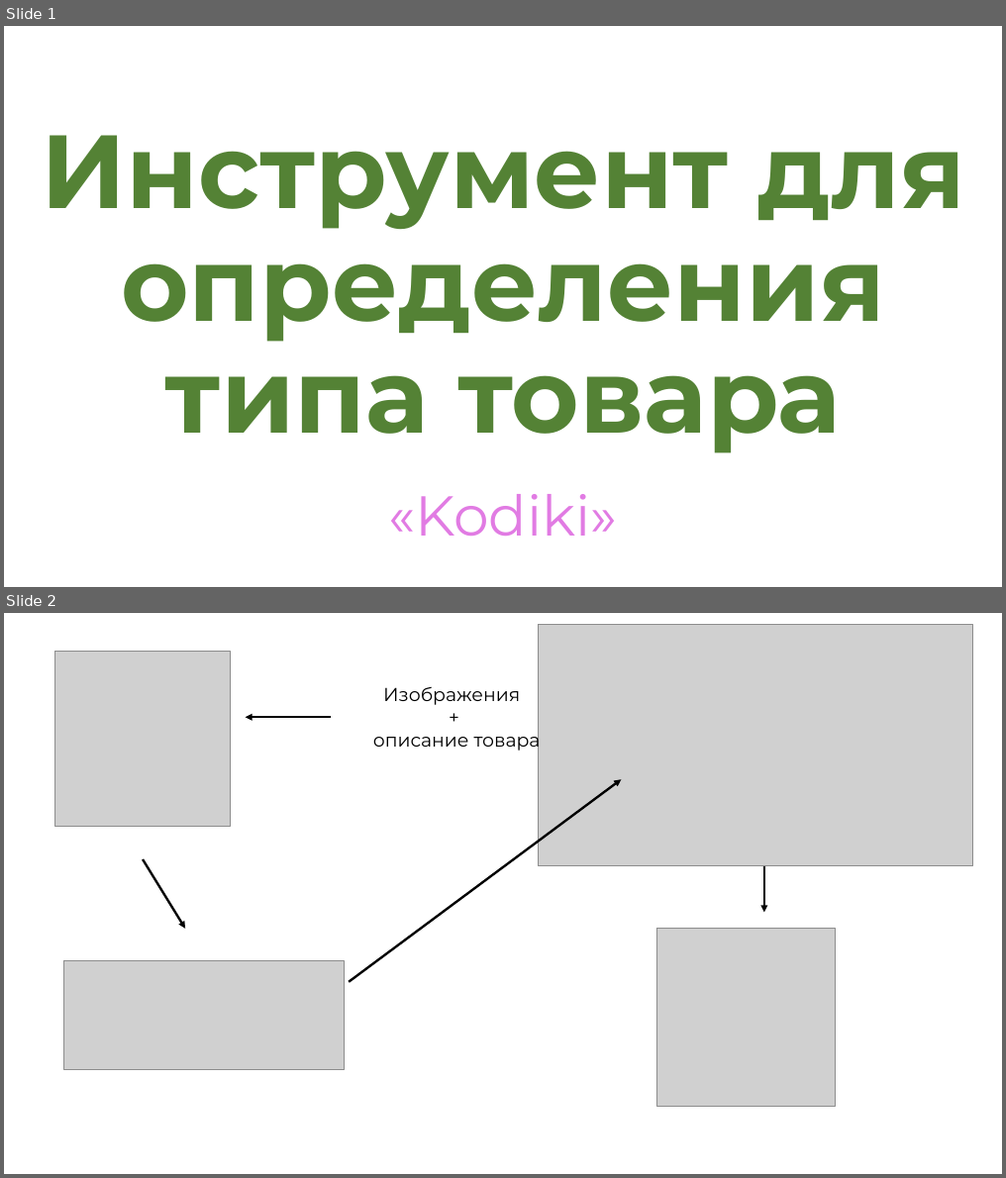
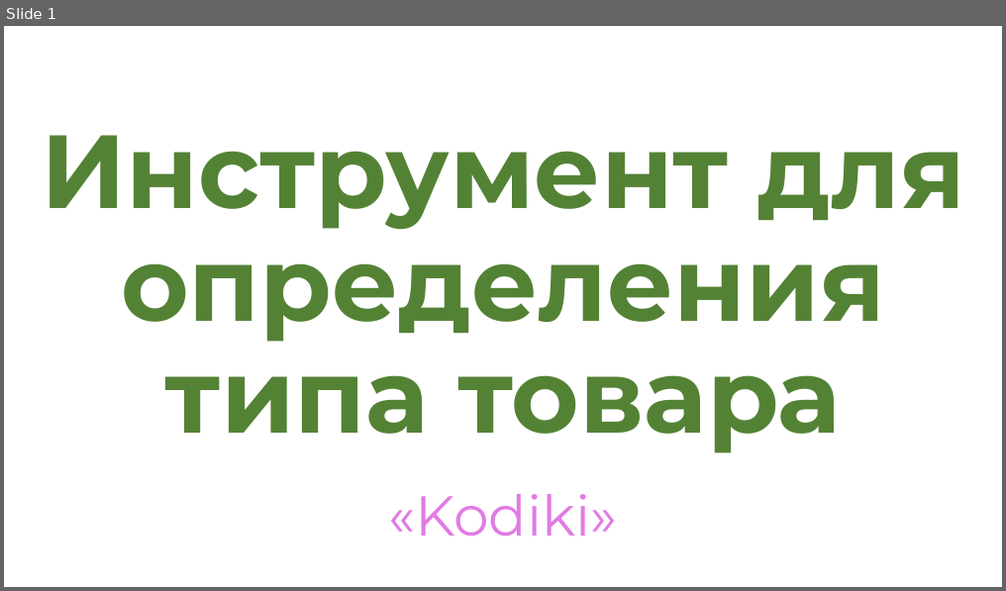
Before and after one commit to TheFlowDEV/cdek_case, a slide deck: Инструмент_для_определения_типа_товара.pptx. Shown one above the other, each under a label of ours: slides 1 and 2 before the commit, slide 1 after it. The pictures are 1006x1178 and 1006x591 pixels, drawn with LibreOffice and Linux fonts; fonts in the diff are those of the drawing; grey boxes stand for pictures. Boxes give left, top, right and bottom in pixels: in the first picture for what was removed or moved away, otherwise in the second. Text is boxed around its words. In the diff, an @@ line names an element or a change of style, - is before the commit and + after.

```diff
--- a/Инструмент_для_определения_типа_товара.pptx
+++ b/Инструмент_для_определения_типа_товара.pptx
@@ slide 2 removed at <box>4,613,1002,1174</box>, background #FFFFFF @@
@@ picture removed at <box>539,625,973,866</box> @@
@@ picture removed at <box>54,652,230,827</box> @@
@@ text removed at <box>373,687,541,752</box> @@
-Изображения
-+
-описание товара
@@ arrow removed from (331, 717) to (245, 717) @@
@@ arrow removed from (350, 982) to (622, 780) @@
@@ arrow removed from (143, 860) to (185, 929) @@
@@ arrow removed from (764, 866) to (764, 912) @@
@@ picture removed at <box>657,929,835,1106</box> @@
@@ picture removed at <box>63,961,344,1070</box> @@
```
Also in this commit, not shown: 2 slides added, 1 other slide removed, 1 other file.
